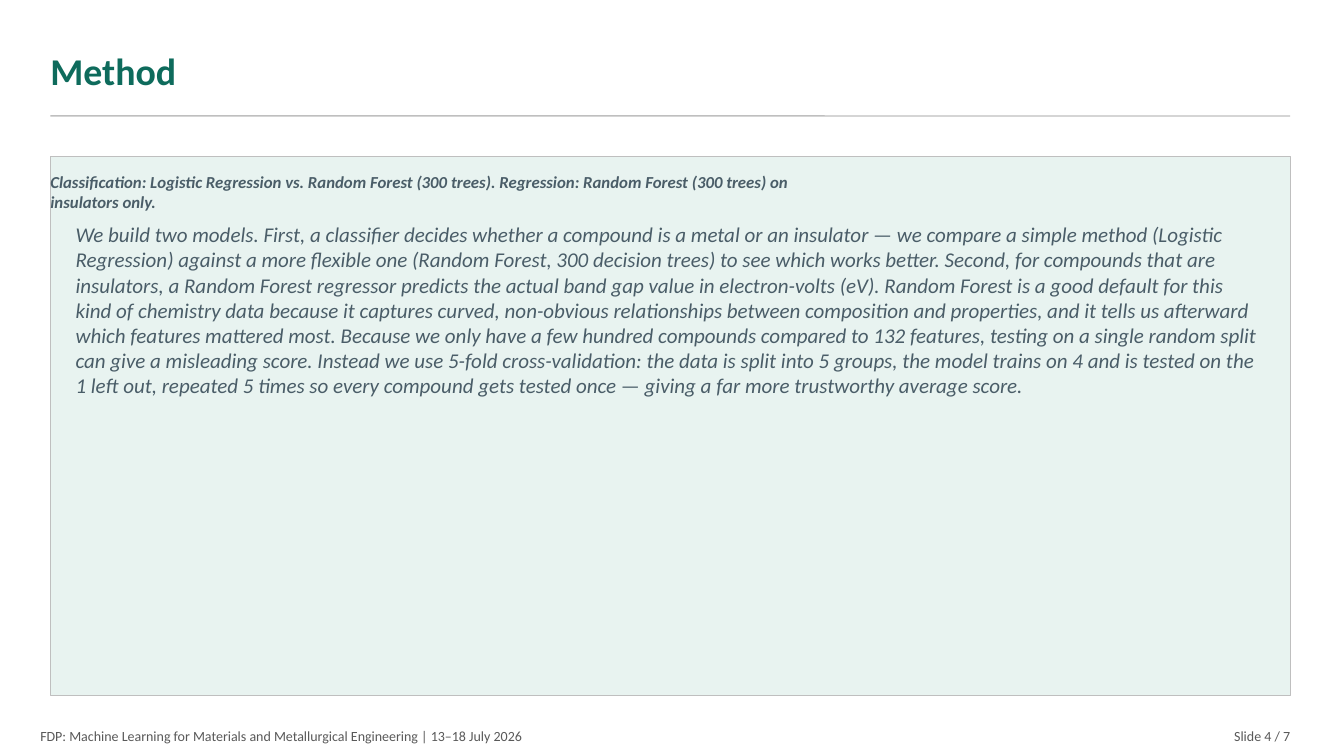
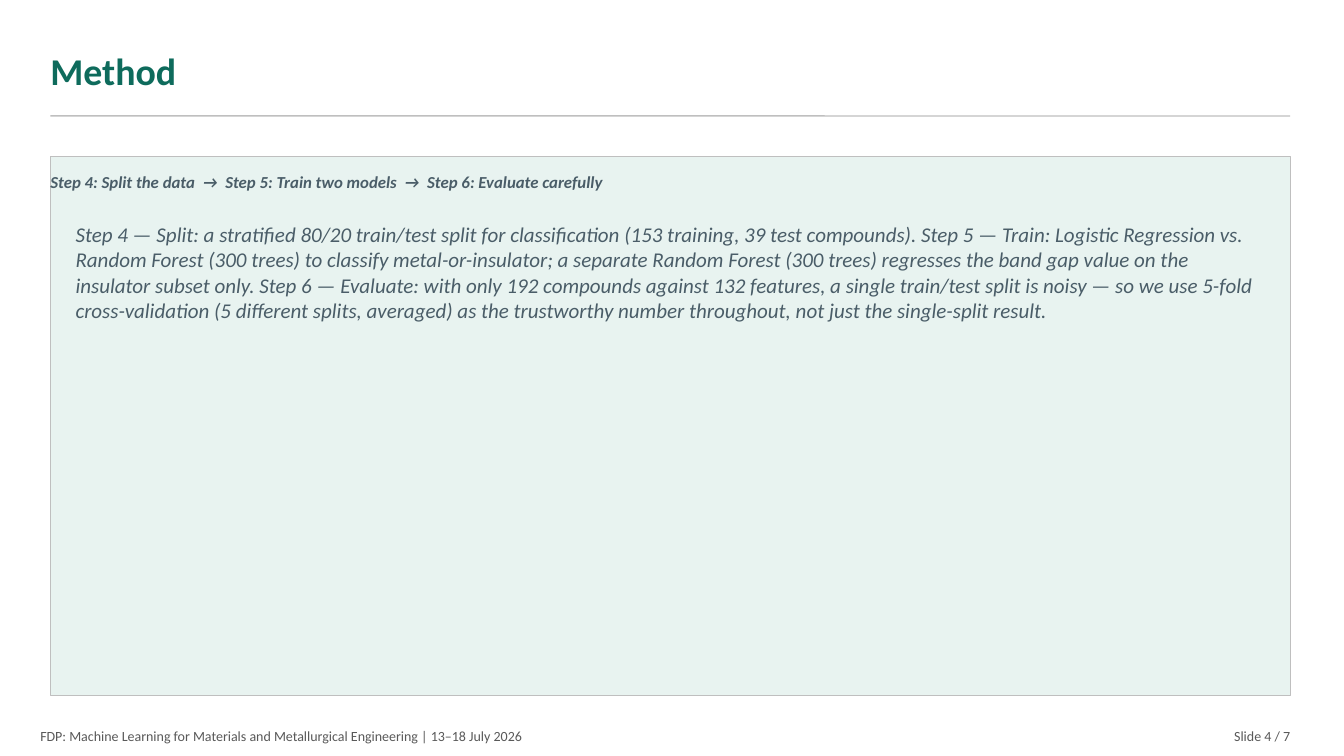
Before and after one commit to ShahiDDU/snse-bandgap-ml-capstone, a slide deck: slide 4 of SnSe_Capstone_Slides.pptx. Drawn at 1344x756 pixels with LibreOffice and Linux fonts; fonts in the diff are those of the drawing. Boxes give left, top, right and bottom in pixels: in the first picture for what was removed or moved away, otherwise in the second. Text is boxed around its words. In the diff, an @@ line names an element or a change of style, - is before the commit and + after.

Commit message:
Add step-by-step teaching explanations (Notice/Quick Check cells) to notebook and numbered walkthrough to slides

```diff
--- a/SnSe_Capstone_Slides.pptx
+++ b/SnSe_Capstone_Slides.pptx
@@ text at (50, 174, 602, 192): text changed @@
-Classification: Logistic Regression vs. Random Forest (300 trees). Regression: Random Forest (300 trees) on insulators only.
+Step 4: Split the data → Step 5: Train two models → Step 6: Evaluate carefully
@@ text at (76, 227, 1252, 322): text changed @@
-We build two models. First, a classifier decides whether a compound is a metal or an insulator — we compare a simple method (Logistic Regression) against a more flexible one (Random Forest, 300 decision trees) to see which works better. Second, for compounds that are insulators, a Random Forest regressor predicts the actual band gap value in electron-volts (eV). Random Forest is a good default for this kind of chemistry data because it captures curved, non-obvious relationships between composition and properties, and it tells us afterward which features mattered most. Because we only have a few hundred compounds compared to 132 features, testing on a single random split can give a misleading score. Instead we use 5-fold cross-validation: the data is split into 5 groups, the model trains on 4 and is tested on the 1 left out, repeated 5 times so every compound gets tested once — giving a far more trustworthy average score.
+Step 4 — Split: a stratified 80/20 train/test split for classification (153 training, 39 test compounds). Step 5 — Train: Logistic Regression vs. Random Forest (300 trees) to classify metal-or-insulator; a separate Random Forest (300 trees) regresses the band gap value on the insulator subset only. Step 6 — Evaluate: with only 192 compounds against 132 features, a single train/test split is noisy — so we use 5-fold cross-validation (5 different splits, averaged) as the trustworthy number throughout, not just the single-split result.
```
Also in this commit, not shown: 1 other slide changed, 1 other file.
